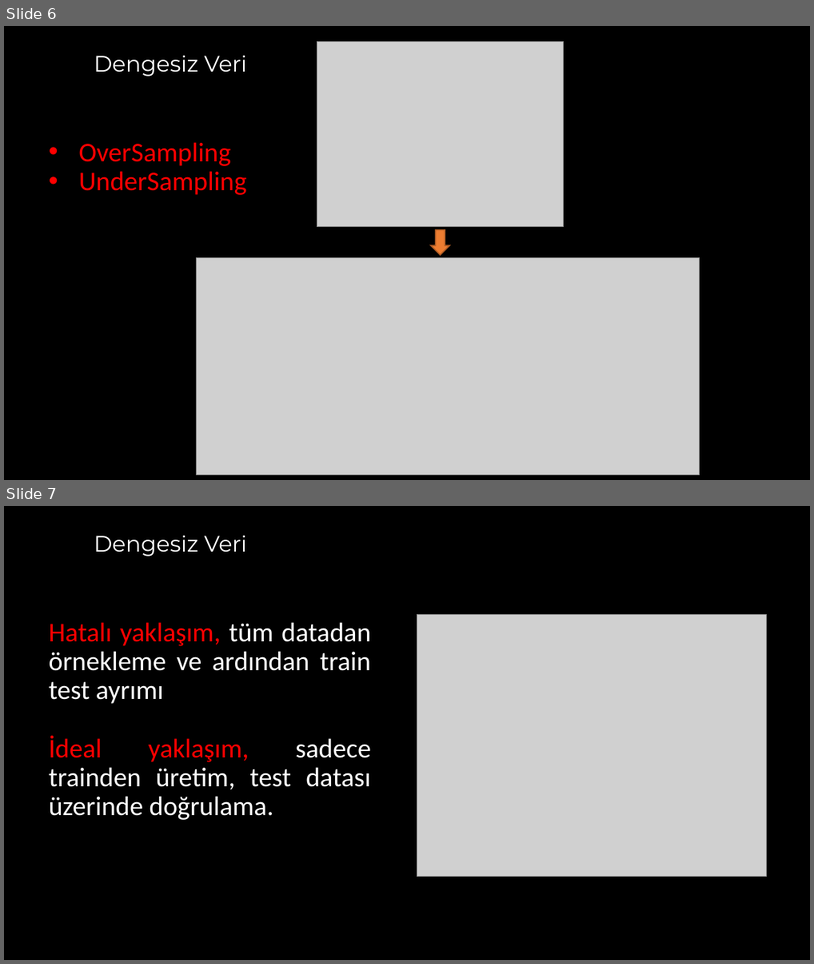
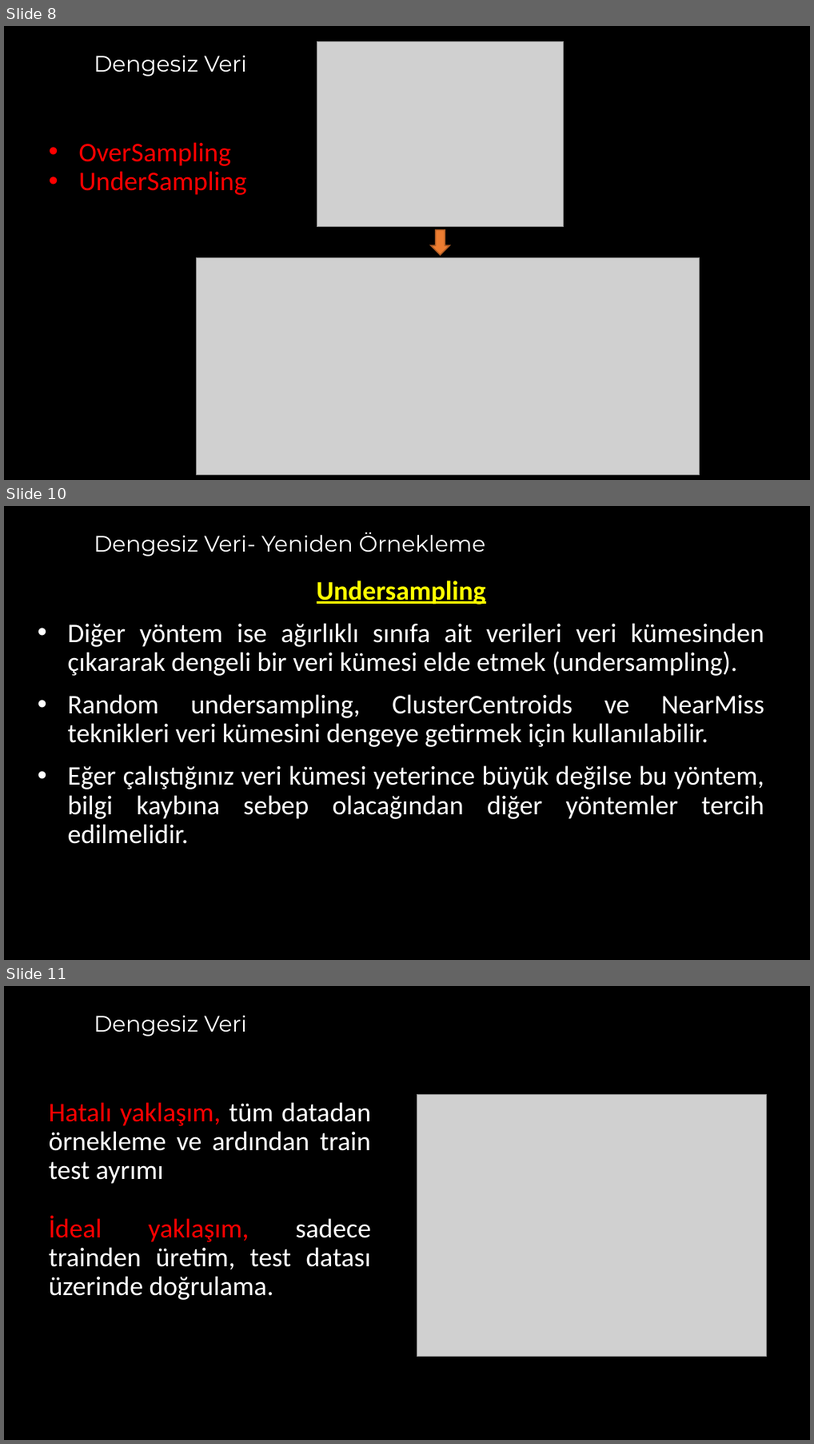
Before and after one commit to akaraci/Makine-Ogrenmesi, a slide deck: Sunular/MÖT-Hafta-4 - Underfitting_and_Overfitting.pptx. Shown one above the other, each under a label of ours: slides 6 and 7 before the commit, slides 8, 10 and 11 after it; the slides between them are not shown. The pictures are 814x964 and 814x1444 pixels, drawn with LibreOffice and Linux fonts; fonts in the diff are those of the drawing; grey boxes stand for pictures. Boxes give left, top, right and bottom in pixels: in the first picture for what was removed or moved away, otherwise in the second. Text is boxed around its words. In the diff, an @@ line names an element or a change of style, - is before the commit and + after.

```diff
--- a/Sunular/MÖT-Hafta-4 - Underfitting_and_Overfitting.pptx
+++ b/Sunular/MÖT-Hafta-4 - Underfitting_and_Overfitting.pptx
@@ slide 10 added at box(4, 506, 810, 960), background #000000 @@
@@ title added at box(94, 532, 486, 556), 20 pt, text #FFFFFF @@
+Dengesiz Veri- Yeniden Örnekleme
@@ text added at box(68, 580, 765, 844), 24 pt, text #FFFFFF @@
+Undersampling
+• Diğer yöntem ise ağırlıklı sınıfa ait verileri veri kümesinden çıkararak dengeli bir veri kümesi elde etmek (undersampling).
+• Random undersampling, ClusterCentroids ve NearMiss teknikleri veri kümesini dengeye getirmek için kullanılabilir.
+• Eğer çalıştığınız veri kümesi yeterince büyük değilse bu yöntem, bilgi kaybına sebep olacağından diğer yöntemler tercih edilmelidir.
@@ what was slide 6 is now slide 8 @@
@@ what was slide 7 is now slide 11 @@
```
Also in this commit, not shown: 4 other slides added.
